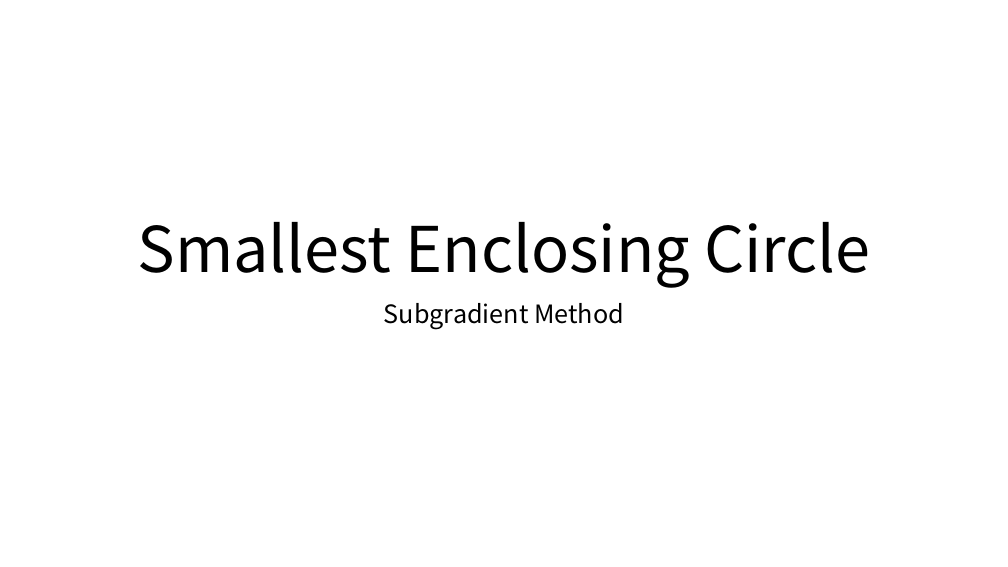
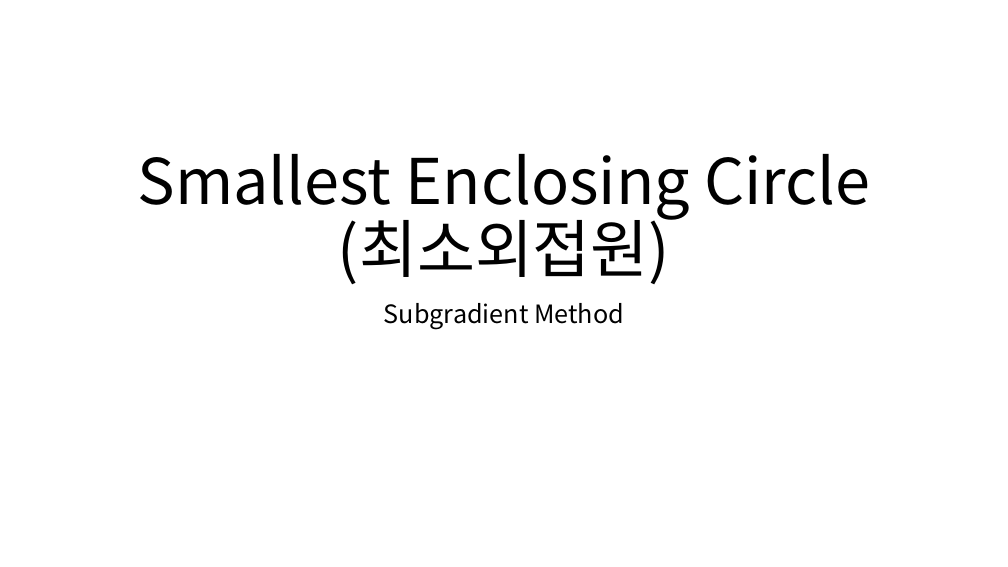
Before and after one commit to simta1/Smallest-Enclosing-Circle, a slide deck: slide 1 of slides/GPS최소외접원.pptx. Drawn at 1008x567 pixels with LibreOffice and Linux fonts; fonts in the diff are those of the drawing. Boxes give left, top, right and bottom in pixels: in the first picture for what was removed or moved away, otherwise in the second. Text is boxed around its words. In the diff, an @@ line names an element or a change of style, - is before the commit and + after.

```diff
--- a/slides/GPS최소외접원.pptx
+++ b/slides/GPS최소외접원.pptx
@@ title at (138,154,870,284): text changed @@
-Smallest Enclosing Circle
+Smallest Enclosing Circle
+(최소외접원)
```
Also in this commit, not shown: 1 other slide changed, 1 slide added, 2 slides removed.
